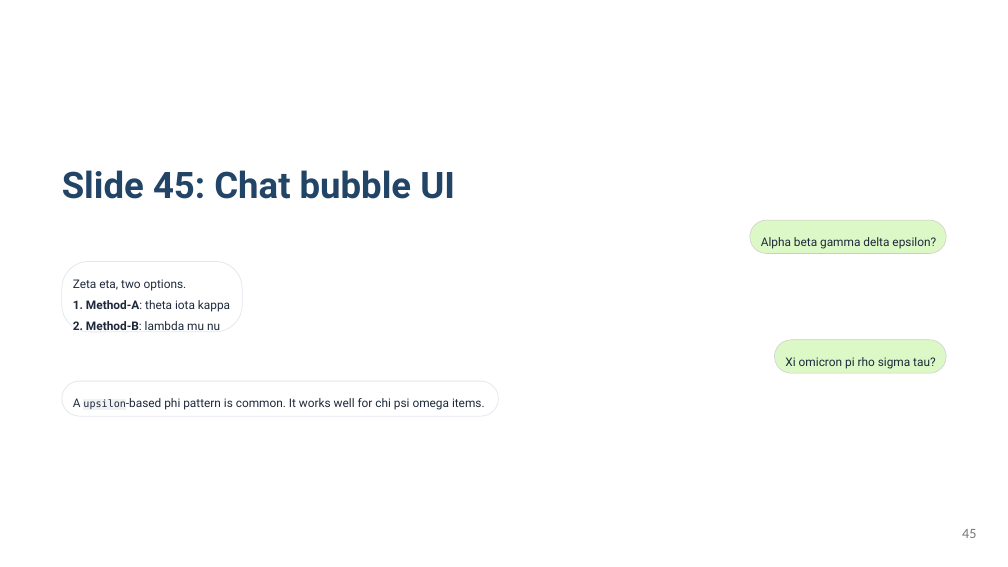
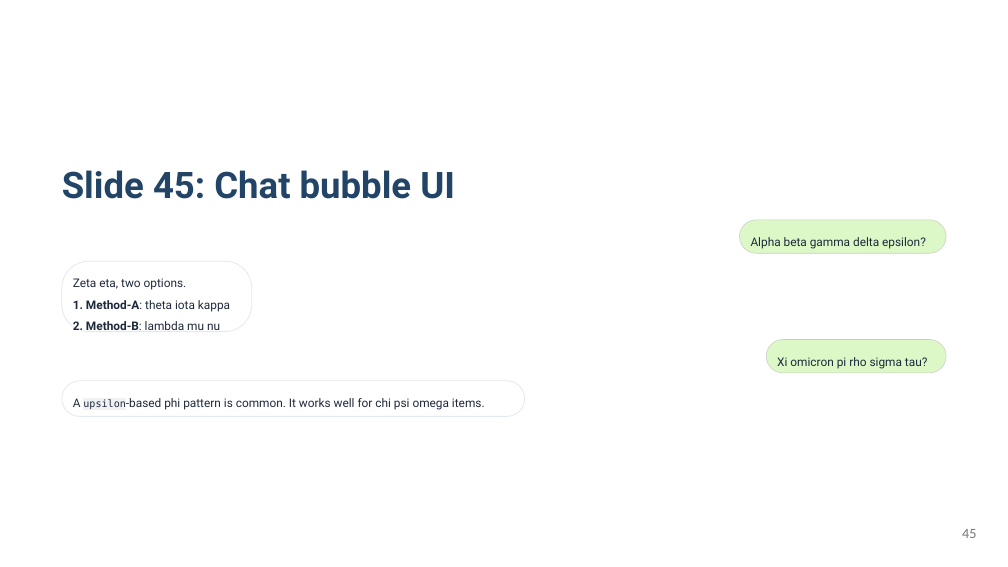
Before and after one commit to KatsuYuzu/marp-to-editable-pptx, a slide deck: slide 45 of output-pptx/test-output.pptx. Drawn at 1008x567 pixels with LibreOffice and Linux fonts; fonts in the diff are those of the drawing. Boxes give left, top, right and bottom in pixels: in the first picture for what was removed or moved away, otherwise in the second. Text is boxed around its words. In the diff, an @@ line names an element or a change of style, - is before the commit and + after.

```diff
--- a/output-pptx/test-output.pptx
+++ b/output-pptx/test-output.pptx
@@ text "Alpha beta gamma delta epsilon?": place and size @@
-text "Alpha beta gamma delta epsilon?" at box(761, 237, 936, 249)
+text "Alpha beta gamma delta epsilon?" at box(751, 237, 926, 249)
@@ rounded rectangle: place and size @@
-rounded rectangle at box(750, 220, 947, 253)
+rounded rectangle at box(740, 220, 946, 253)
@@ rounded rectangle: place and size @@
-rounded rectangle at box(62, 262, 243, 332)
+rounded rectangle at box(62, 261, 252, 331)
@@ text "Xi omicron pi rho sigma ...": place and size @@
-text "Xi omicron pi rho sigma ..." at box(785, 357, 935, 369)
+text "Xi omicron pi rho sigma ..." at box(777, 357, 927, 369)
@@ rounded rectangle: place and size @@
-rounded rectangle at box(774, 340, 946, 373)
+rounded rectangle at box(766, 340, 946, 373)
@@ rounded rectangle: place and size @@
-rounded rectangle at box(62, 381, 499, 416)
+rounded rectangle at box(62, 381, 525, 417)
@@ rounded rectangle at box(62, 381, 525, 417): proportions changed @@
```
Also in this commit, not shown: 21 other slides changed, 1 other file.
